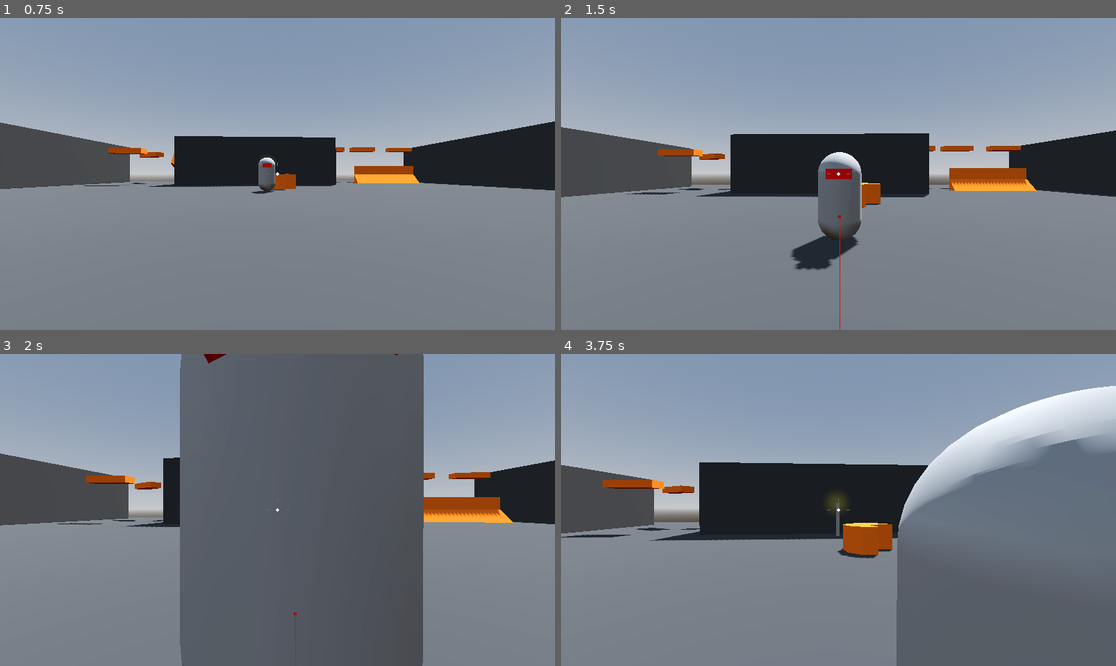
Above: before the commit, frames 1-4 (two rows, left to right).
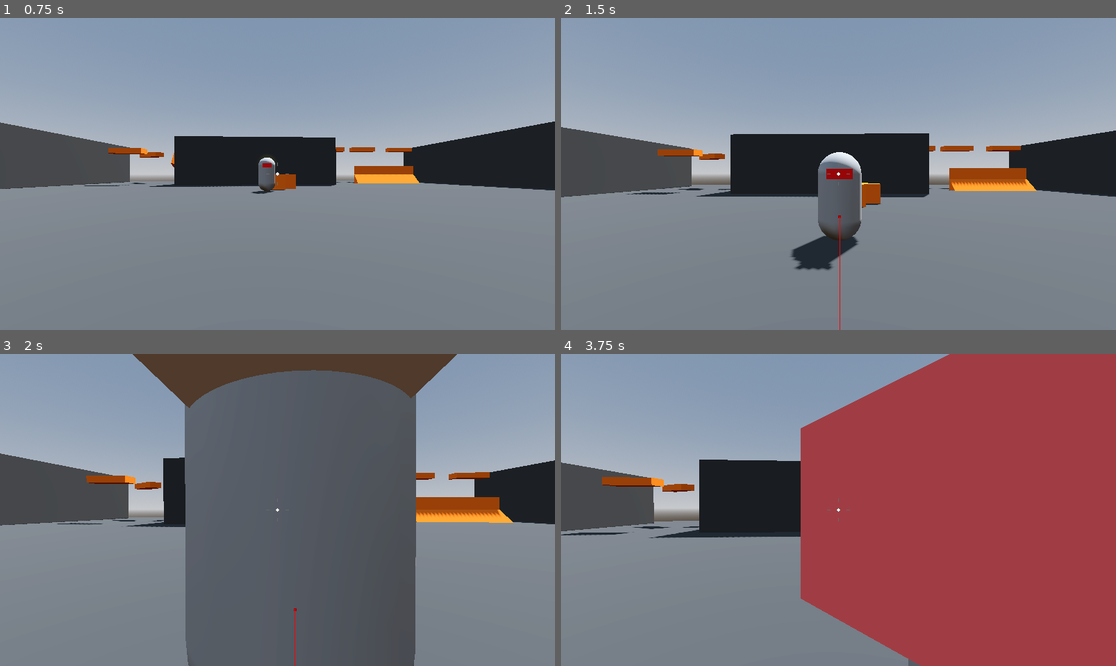
Above: after the commit, the same moments.

Repository: AlexanderMendivil/robo-rampage
Game: Godot game, scene res://levels/SandBox.tscn
Two runs of this game, one before a commit and one after it. Both use one fixed random seed, a clock stepped at 60 frames per second and the inputs below.
Inputs (mouse positions are in pixels of both pictures, inside the frame that each line leads up to):
- Up to frame 1 (0.75 s): move the mouse to (305, 174) at 0.52 s; hold W (move_forward) from 0.53 s (still down)
- Up to frame 2 (1.5 s): keep holding W (move_forward); tap Space (jump) at 0.77 s; move the mouse to (810, 174) at 1.27 s
- Up to frame 3 (2 s): keep holding W (move_forward); tap Space (jump) at 1.52 s
- Up to frame 4 (3.75 s): keep holding W (move_forward); move the mouse to (849, 503) at 2.02 s; move the mouse to (832, 516) at 2.77 s; tap Space (jump) at 3.02 s; move the mouse to (877, 513) at 3.52 s

Frame 1 is identical in both runs. In frame 2, less than 0.1% of the frame differs, in the area x 42-53%, y 46-81%; in frame 3, 6.9%; in frame 4, 53%, in the area x 0-100%, y 0-100%.

Commit message:
attacking player

Diff:
--- a/enemy/enemy.gd
+++ b/enemy/enemy.gd
@@ -3,9 +3,13 @@
 
 const SPEED = 5.0
 const JUMP_VELOCITY = 4.5
-# Get the gravity from the project settings to be synced with RigidBody nodes.
+
+@onready var navigation_agent_3d: NavigationAgent3D = $NavigationAgent3D
+@onready var animation_player: AnimationPlayer = $AnimationPlayer
+
+@export var attack_range := 1.5
+
 var gravity = ProjectSettings.get_setting("physics/3d/default_gravity")
-@onready var navigation_agent_3d: NavigationAgent3D = $NavigationAgent3D
 
 var player: CharacterBody3D
 var provoked := false
@@ -17,6 +21,7 @@
 func _process(_delta: float) -> void:
 	if provoked:
 		navigation_agent_3d.target_position = player.global_position
+
 func _physics_process(delta):
 	var next_position := navigation_agent_3d.get_next_path_position()
 	if not is_on_floor():
@@ -27,9 +32,12 @@
 
 	if distance <= aggro_range:
 		provoked = true
+
+	if provoked && distance <= attack_range:
+		animation_player.play("Attack")
+
 	if direction:
-		print("here")
-		print(position)
+		look_at_target(direction)
 		velocity.x = direction.x * SPEED
 		velocity.z = direction.z * SPEED
 	else:
@@ -39,5 +47,11 @@
 	move_and_slide()
 
 
-func look_at_target(director: Vector3) -> void:
-	pass
+func look_at_target(direction: Vector3) -> void:
+	var adjusted_director = direction
+	adjusted_director.y = 0
+	look_at(global_position + adjusted_director, Vector3.UP, true)
+
+
+func attack() -> void:
+	print("Attacking")
--- a/enemy/enemy.tscn
+++ b/enemy/enemy.tscn
@@ -11,6 +11,105 @@
 
 [sub_resource type="BoxMesh" id="BoxMesh_k0yxv"]
 size = Vector3(0.5, 0.2, 0.5)
+
+[sub_resource type="Animation" id="Animation_mpmc2"]
+resource_name = "Attack"
+length = 0.5
+tracks/0/type = "value"
+tracks/0/imported = false
+tracks/0/enabled = true
+tracks/0/path = NodePath("Visor:position")
+tracks/0/interp = 1
+tracks/0/loop_wrap = true
+tracks/0/keys = {
+"times": PackedFloat32Array(0, 0.2, 0.5),
+"transitions": PackedFloat32Array(-2, -2, -2),
+"update": 0,
+"values": [Vector3(0, 0.5, 0.5), Vector3(0, 0.5, 0.6), Vector3(0, 0.5, 0.5)]
+}
+tracks/1/type = "value"
+tracks/1/imported = false
+tracks/1/enabled = true
+tracks/1/path = NodePath("Visor:scale")
+tracks/1/interp = 1
+tracks/1/loop_wrap = true
+tracks/1/keys = {
+"times": PackedFloat32Array(0, 0.2, 0.5),
+"transitions": PackedFloat32Array(-2, -2, -2),
+"update": 0,
+"values": [Vector3(1, 1, 1), Vector3(1.5, 1.5, 1.5), Vector3(1, 1, 1)]
+}
+tracks/2/type = "value"
+tracks/2/imported = false
+tracks/2/enabled = true
+tracks/2/path = NodePath("Visor:material_override:albedo_color")
+tracks/2/interp = 1
+tracks/2/loop_wrap = true
+tracks/2/keys = {
+"times": PackedFloat32Array(0, 0.2, 0.5),
+"transitions": PackedFloat32Array(-2, -2, -2),
+"update": 0,
+"values": [Color(1, 0, 0, 1), Color(1, 1, 1, 1), Color(1, 0, 0, 1)]
+}
+tracks/3/type = "method"
+tracks/3/imported = false
+tracks/3/enabled = true
+tracks/3/path = NodePath(".")
+tracks/3/interp = 1
+tracks/3/loop_wrap = true
+tracks/3/keys = {
+"times": PackedFloat32Array(0.2),
+"transitions": PackedFloat32Array(1),
+"values": [{
+"args": [],
+"method": &"attack"
+}]
+}
+
+[sub_resource type="Animation" id="Animation_hygu0"]
+length = 0.001
+tracks/0/type = "value"
+tracks/0/imported = false
+tracks/0/enabled = true
+tracks/0/path = NodePath("Visor:position")
+tracks/0/interp = 1
+tracks/0/loop_wrap = true
+tracks/0/keys = {
+"times": PackedFloat32Array(0),
+"transitions": PackedFloat32Array(1),
+"update": 0,
+"values": [Vector3(0, 0.5, 0.5)]
+}
+tracks/1/type = "value"
+tracks/1/imported = false
+tracks/1/enabled = true
+tracks/1/path = NodePath("Visor:scale")
+tracks/1/interp = 1
+tracks/1/loop_wrap = true
+tracks/1/keys = {
+"times": PackedFloat32Array(0),
+"transitions": PackedFloat32Array(1),
+"update": 0,
+"values": [Vector3(1, 1, 1)]
+}
+tracks/2/type = "value"
+tracks/2/imported = false
+tracks/2/enabled = true
+tracks/2/path = NodePath("Visor:material_override:albedo_color")
+tracks/2/interp = 1
+tracks/2/loop_wrap = true
+tracks/2/keys = {
+"times": PackedFloat32Array(0),
+"transitions": PackedFloat32Array(1),
+"update": 0,
+"values": [Color(1, 0, 0, 1)]
+}
+
+[sub_resource type="AnimationLibrary" id="AnimationLibrary_4l3oh"]
+_data = {
+"Attack": SubResource("Animation_mpmc2"),
+"RESET": SubResource("Animation_hygu0")
+}
 
 [node name="Enemy" type="CharacterBody3D"]
 script = ExtResource("1_v2u0b")
@@ -28,3 +127,8 @@
 transform = Transform3D(1, 0, 0, 0, 1, 0, 0, 0, 1, 0, 0.5, 0.5)
 material_override = SubResource("StandardMaterial3D_87hmh")
 mesh = SubResource("BoxMesh_k0yxv")
+
+[node name="AnimationPlayer" type="AnimationPlayer" parent="."]
+libraries = {
+"": SubResource("AnimationLibrary_4l3oh")
+}
Not shown: 1 places in enemy/enemy.tscn that only renumber resources
